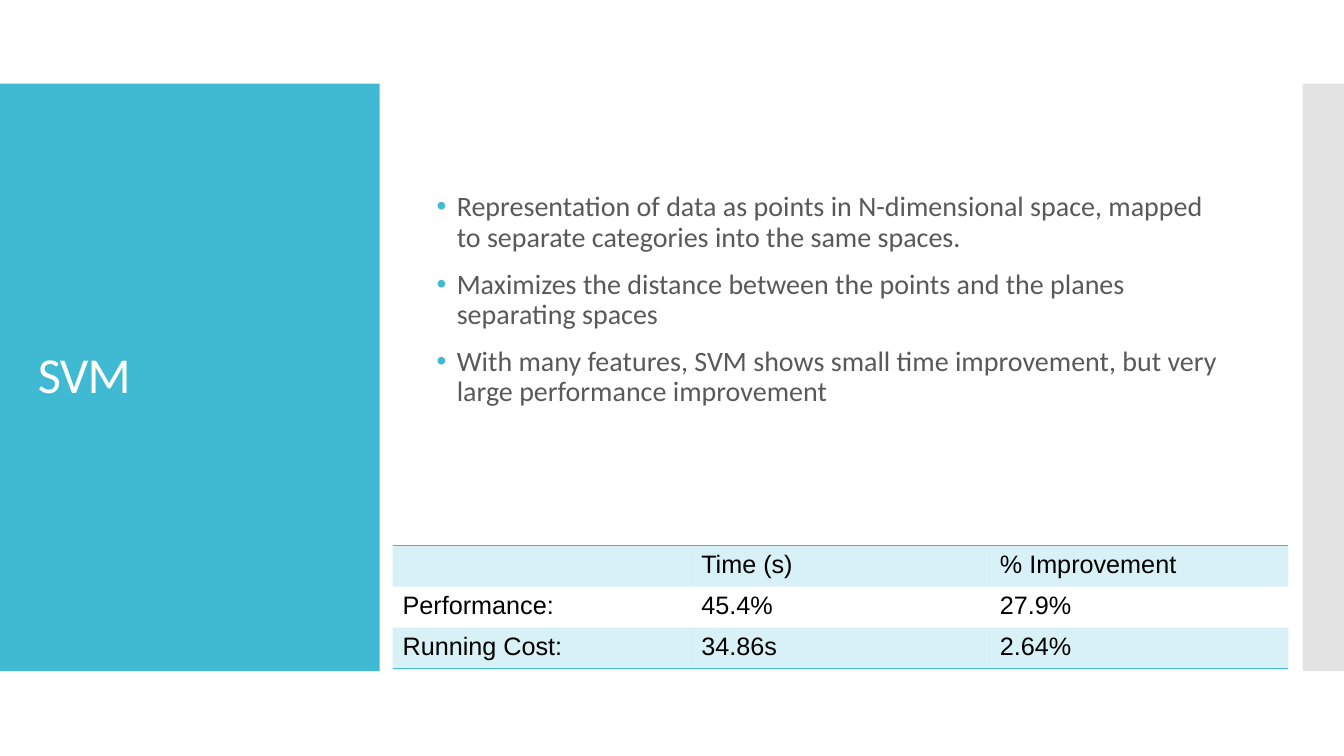
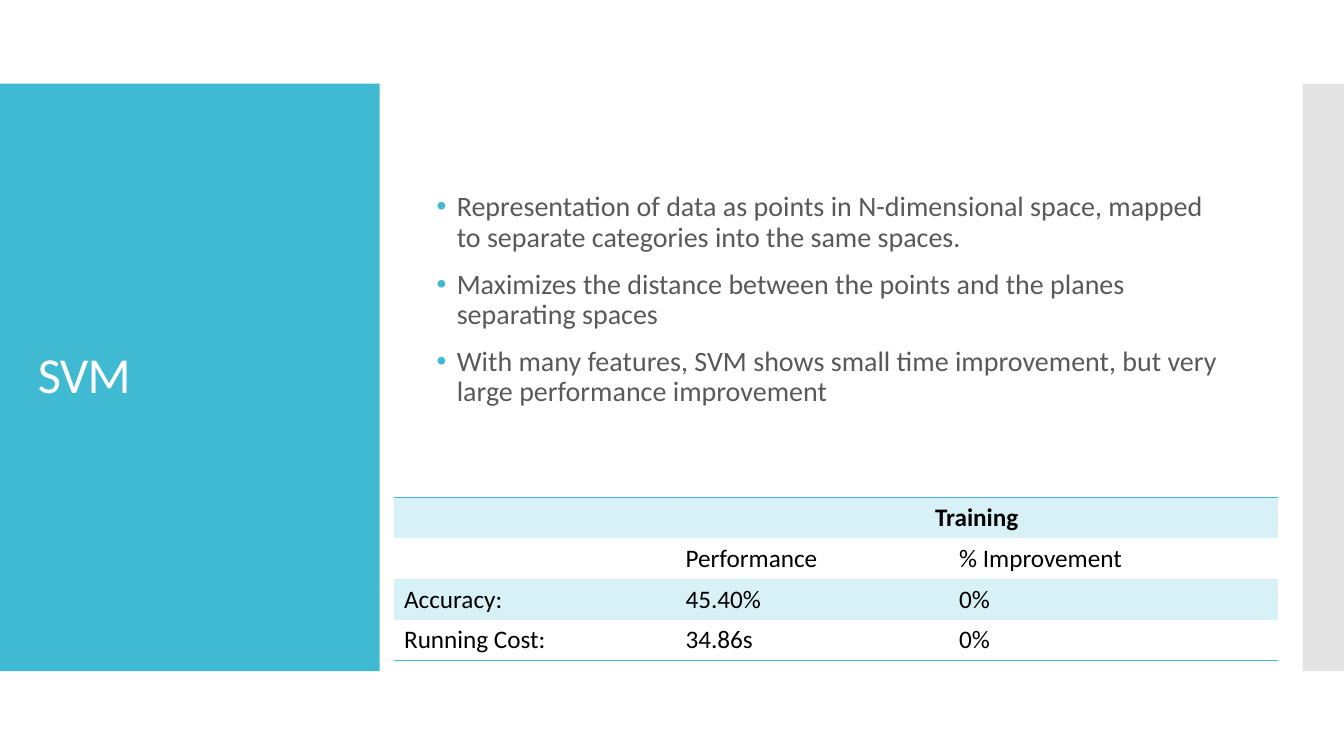
Before and after one commit to TZstatsADS/Fall2019-proj3-sec1-grp7, a slide deck: slide 6 of doc/ADS; Project 3; Predictive Analytics for Facial Emotion Recognition.pptx. Drawn at 1344x756 pixels with LibreOffice and Linux fonts; fonts in the diff are those of the drawing. Boxes give left, top, right and bottom in pixels: in the first picture for what was removed or moved away, otherwise in the second. Text is boxed around its words. In the diff, an @@ line names an element or a change of style, - is before the commit and + after.

```diff
--- a/doc/ADS; Project 3; Predictive Analytics for Facial Emotion Recognition.pptx
+++ b/doc/ADS; Project 3; Predictive Analytics for Facial Emotion Recognition.pptx
@@ table at bbox=[394, 497, 1277, 660] @@
-row 1:  | Time (s) | % Improvement
-row 2: Performance: | 45.4% | 27.9%
-row 3: Running Cost: | 34.86s | 2.64%
+row 1:  | Training | 
+row 2:  | Performance | % Improvement
+row 3: Accuracy: | 45.40% | 0%
+row 4: Running Cost: | 34.86s | 0%
@@ table: place and size @@
-table at bbox=[392, 545, 1288, 668]
+table at bbox=[394, 497, 1277, 660]
```
Also in this commit, not shown: 7 other slides changed, 1 slide added.
